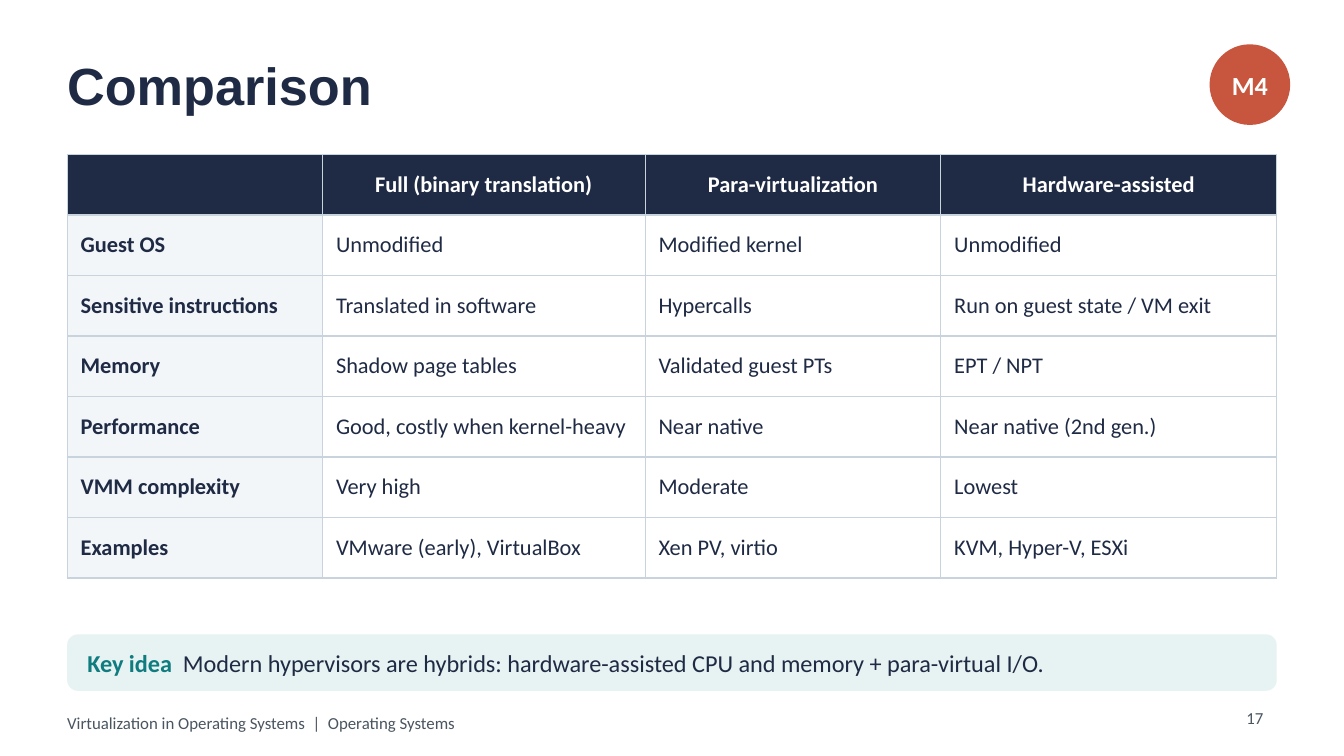
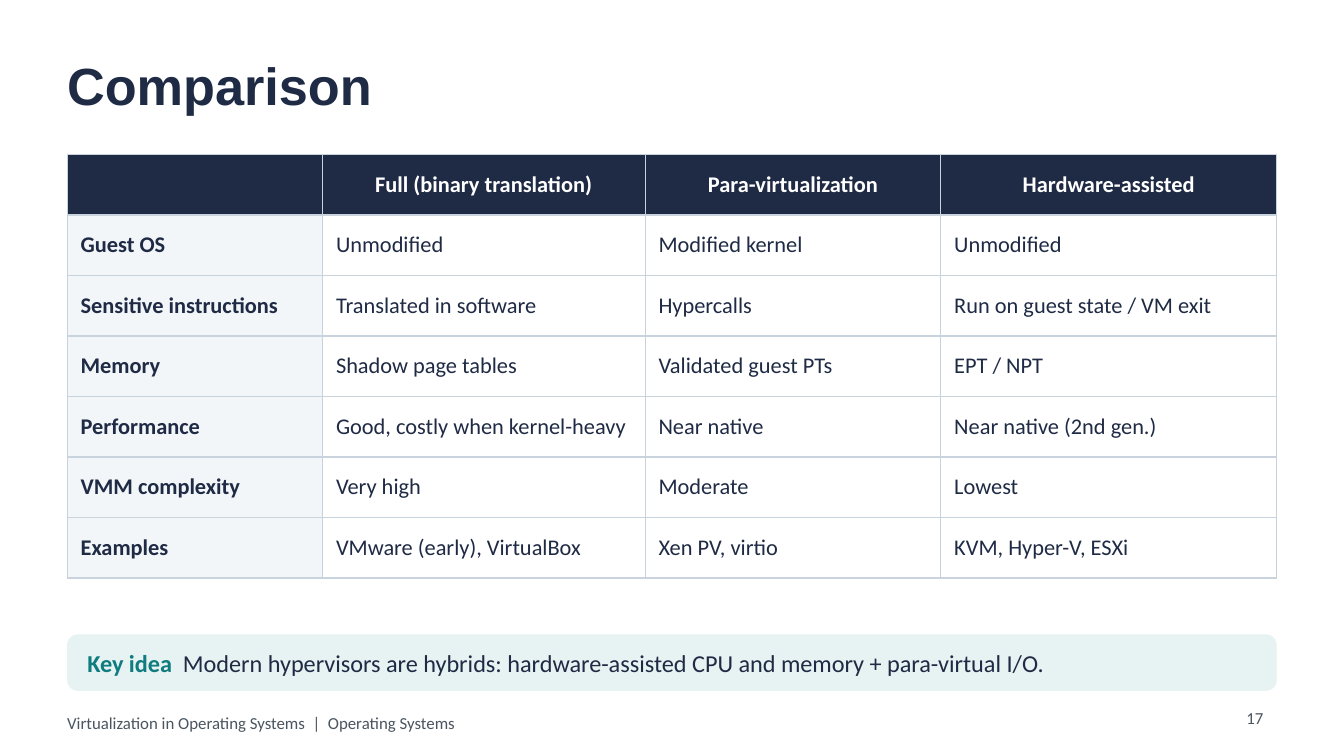
Before and after one commit to aliyassine22/OS-Virtualization, a slide deck: slide 17 of presentation/powerpoint/Virtualization_in_OS.pptx. Drawn at 1344x756 pixels with LibreOffice and Linux fonts; fonts in the diff are those of the drawing. Boxes give left, top, right and bottom in pixels: in the first picture for what was removed or moved away, otherwise in the second. Text is boxed around its words. In the diff, an @@ line names an element or a change of style, - is before the commit and + after.

```diff
--- a/presentation/powerpoint/Virtualization_in_OS.pptx
+++ b/presentation/powerpoint/Virtualization_in_OS.pptx
@@ ellipse removed at (1210,44,1290,125) @@
@@ text removed at (1232,78,1268,95) @@
-M4
```
Also in this commit, not shown: 20 other slides changed, 13 other files.
